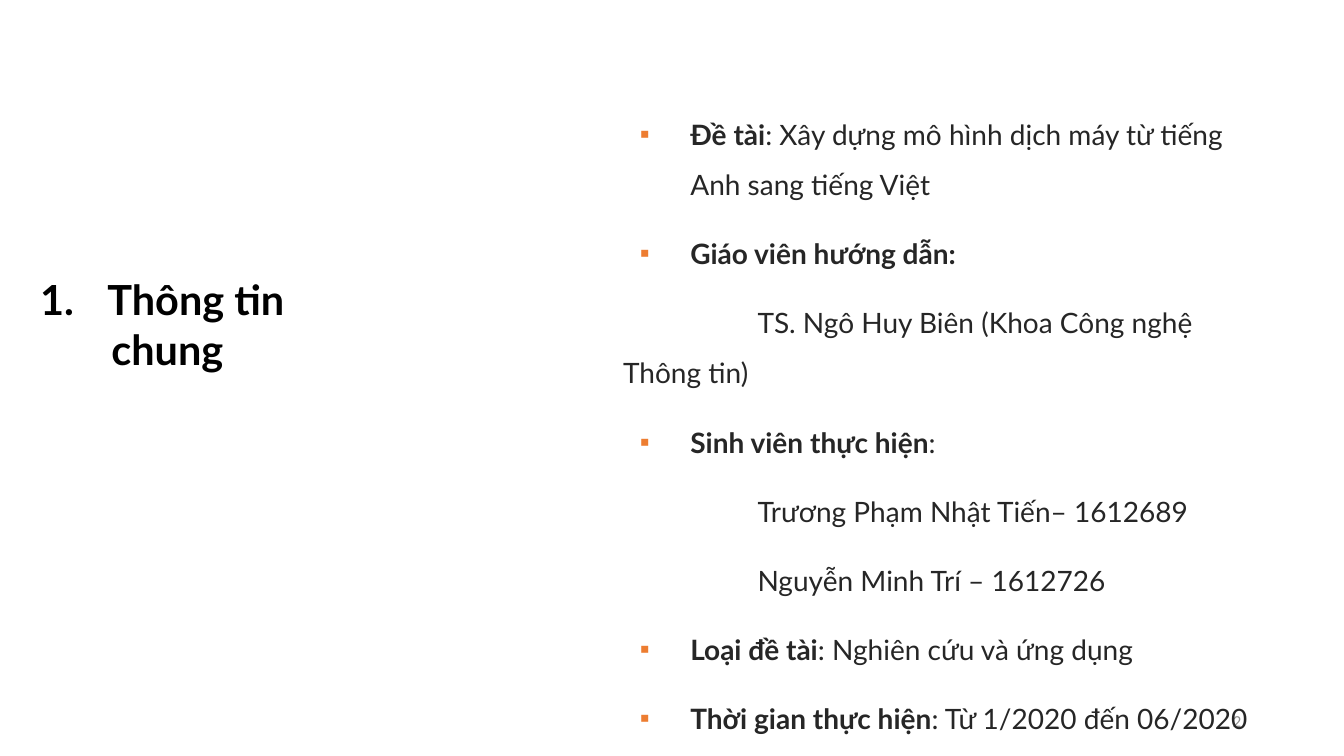
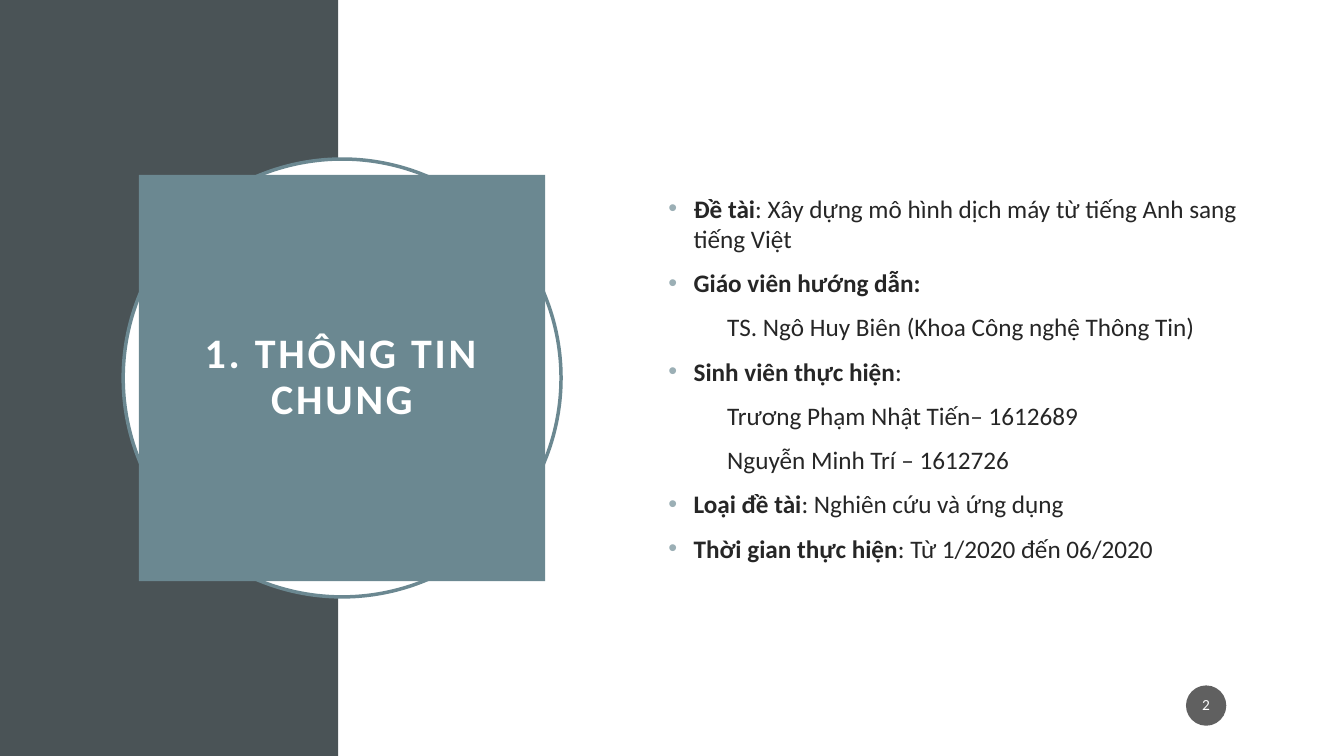
Before and after one commit to nmtri1912/kltn, a slide deck: slide 2 of Tài liệu/Presentation.pptx. Drawn at 1344x756 pixels with LibreOffice and Linux fonts; fonts in the diff are those of the drawing. Boxes give left, top, right and bottom in pixels: in the first picture for what was removed or moved away, otherwise in the second. Text is boxed around its words. In the diff, an @@ line names an element or a change of style, - is before the commit and + after.

```diff
--- a/Tài liệu/Presentation.pptx
+++ b/Tài liệu/Presentation.pptx
@@ rectangle added at [0,0,339,756], fill #4A5356 @@
@@ rectangle added at [339,0,1344,756], fill #FFFFFF @@
@@ ellipse added at [123,159,561,597], fill #FFFFFF, outline #6B8891 2.5 pt @@
@@ title "1. THÔNG TIN CHUNG": place and size @@
-title "1. THÔNG TIN CHUNG" at [107,284,284,373]
+title "1. THÔNG TIN CHUNG" at [139,175,545,582]
@@ title "1. THÔNG TIN CHUNG" at [139,175,545,582]: fill none to #6B8891 @@
@@ text "Đề tài: Xây dựng mô ...": place and size @@
-text "Đề tài: Xây dựng mô ..." at [623,122,1247,735]
+text "Đề tài: Xây dựng mô ..." at [694,199,1236,563]
@@ text "Đề tài: Xây dựng mô ..." at [694,199,1236,563]: vertical alignment top to middle @@
@@ text at [694,199,1236,563]: size 20 to 18 pt, font Lato to Calibri in "Đề tài: Xây dựng mô hình dịch ...", "Giáo viên hướng dẫn:", "Sinh viên thực hiện:", "Trương Phạm Nhật Tiến– 1612689" and 3 more places; bullet ▪ to •; line spacing 1.5 to 1; less space between paragraphs; bullet colour #ED7D31 to #9BAFB5 @@
@@ text at [727,317,1194,341]: text changed; size 20 to 18 pt; font Lato to Calibri @@
-TS. Ngô Huy Biên (Khoa Công nghệ Thông tin)
+TS. Ngô Huy Biên (Khoa Công nghệ Thông Tin)
@@ title at [205,334,476,414]: text changed; size 29.6 to 30 pt; font Lato to Calibri; text colour #000000 to #FFFFFF @@
-1. Thông tin
-chung
+1. THÔNG TIN CHUNG
@@ page number: place and size @@
-page number at [1233,714,1241,729]
+page number at [1187,686,1227,726]
@@ page number at [1187,686,1227,726]: size 12 to 11 pt, text colour #8C8C8C to #FFFFFF; alignment right to centre; line spacing 1 to 0.9; more space between paragraphs; fill none to #1D1D1D at 70% opacity @@
```
Also in this commit, not shown: 15 other slides changed, 2 slides added, 2 slides removed, 2 other files.
